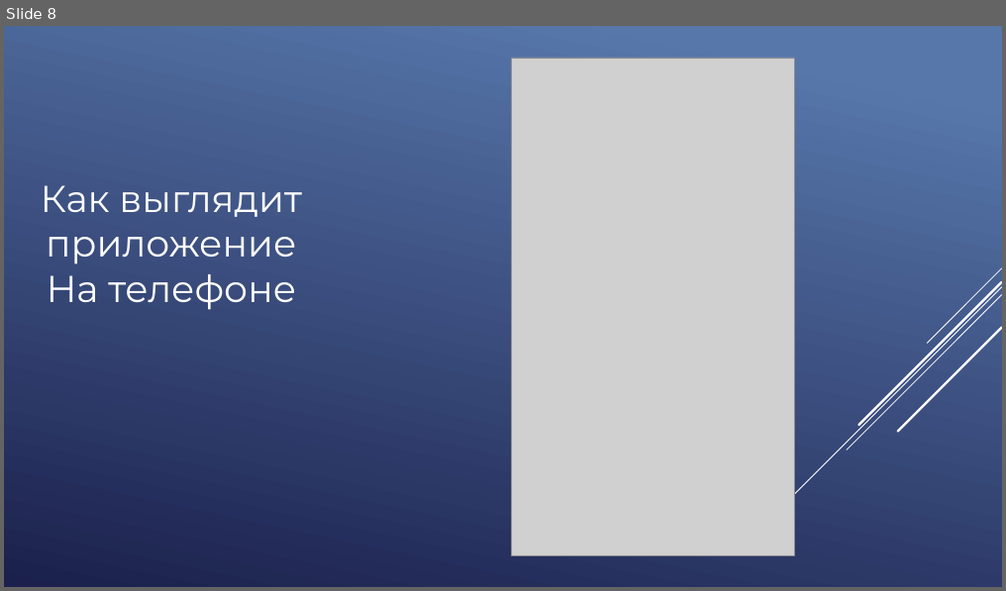
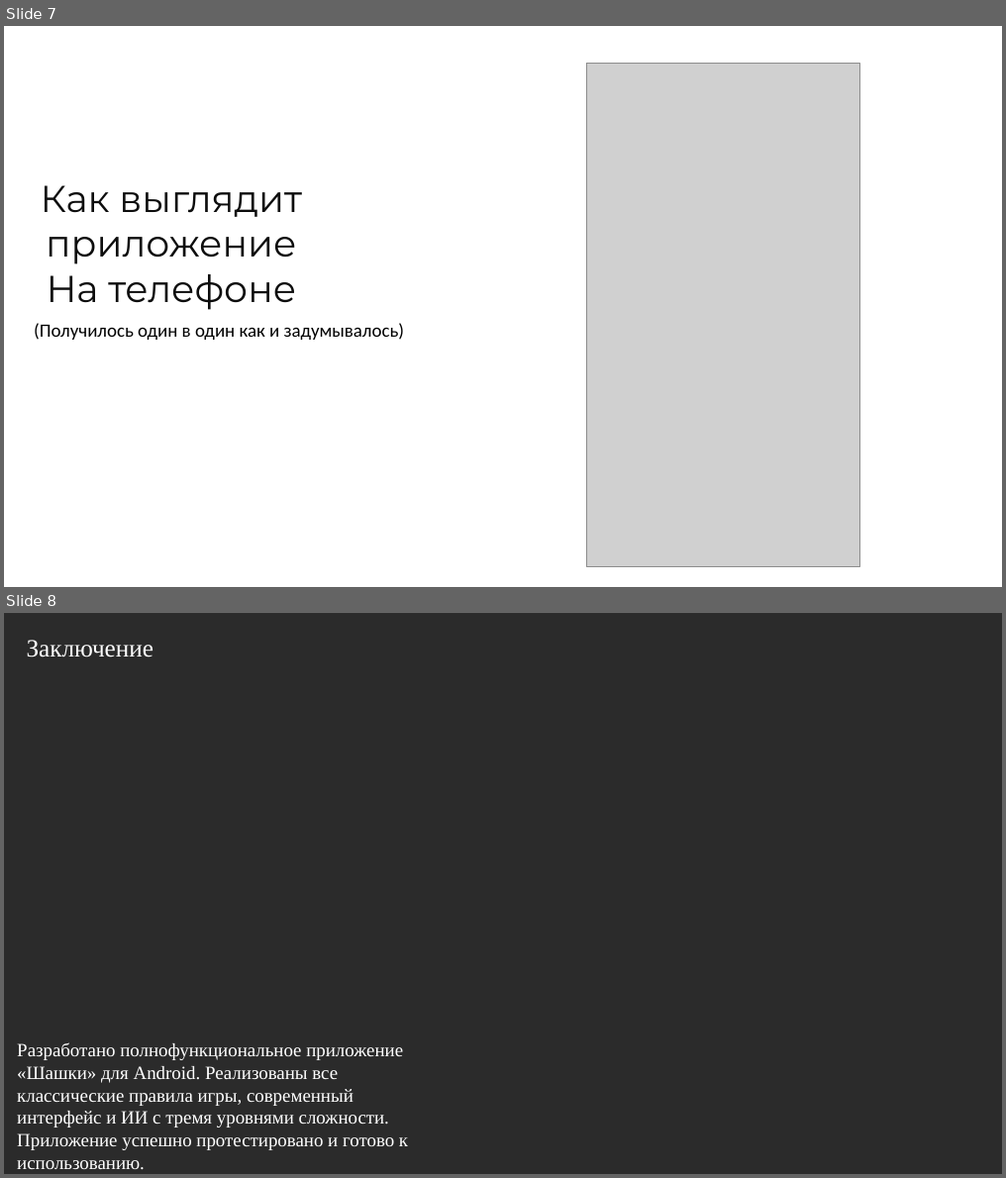
Before and after one commit to Taburet-Killer/Checkers, a slide deck: презентация_по_курсовому_проекту.pptx. Shown one above the other, each under a label of ours: slide 8 before the commit, slides 7 and 8 after it. The pictures are 1006x591 and 1006x1178 pixels, drawn with LibreOffice and Linux fonts; fonts in the diff are those of the drawing; grey boxes stand for pictures; background and template pictures are left out; a plain dark background stands for a picture behind light text. Boxes give left, top, right and bottom in pixels: in the first picture for what was removed or moved away, otherwise in the second. Text is boxed around its words. In the diff, an @@ line names an element or a change of style, - is before the commit and + after.

```diff
--- a/презентация_по_курсовому_проекту.pptx
+++ b/презентация_по_курсовому_проекту.pptx
@@ slide 8 added at [4, 613, 1002, 1174], background picture (left out) @@
@@ text added at [27, 640, 153, 658], 24 pt, text #FFFFFF @@
+Заключение
@@ text added at [17, 1043, 408, 1170], 18 pt, text #FFFFFF @@
+Разработано полнофункциональное приложение «Шашки» для Android. Реализованы все классические правила игры, современный интерфейс и ИИ с тремя уровнями сложности.
+Приложение успешно протестировано и готово к использованию.
@@ what was slide 8 is now slide 7 @@
@@ slide 7 changed as well @@
@@ background gradient #5877AB to #1C204D to #FFFFFF @@
@@ picture: place and size @@
-picture at [512, 58, 794, 556]
+picture at [586, 64, 859, 567]
@@ text "Как выглядит приложение На телефоне" at [41, 185, 302, 310]: text colour #FFFFFF to #0D0D0D @@
@@ text added at [34, 323, 405, 340], 18 pt, text #000000 @@
+(Получилось один в один как и задумывалось)
@@ group removed at [757, 269, 1002, 531]: 5 lines @@
```
Also in this commit, not shown: 3 other slides changed, 4 other slides added, 5 slides removed.
